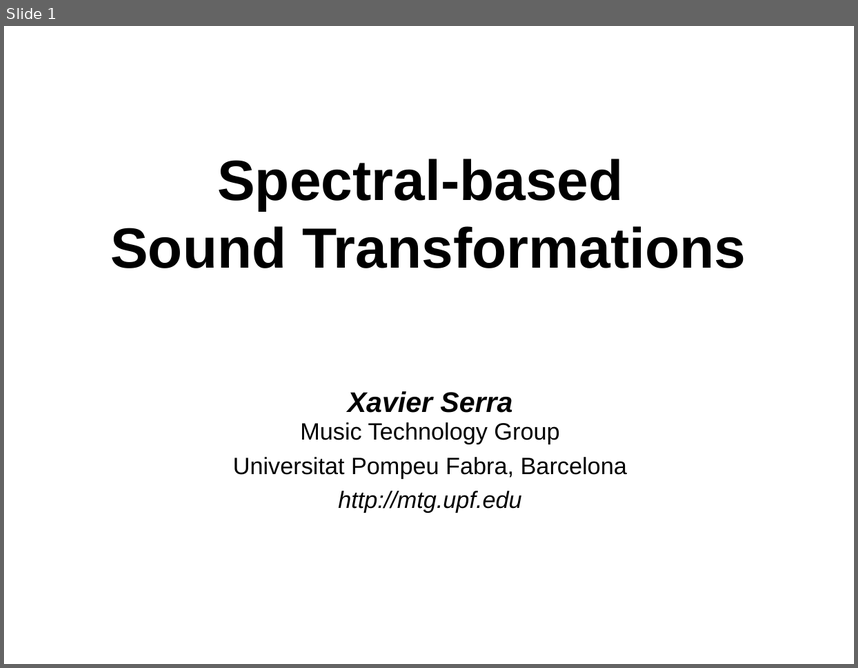
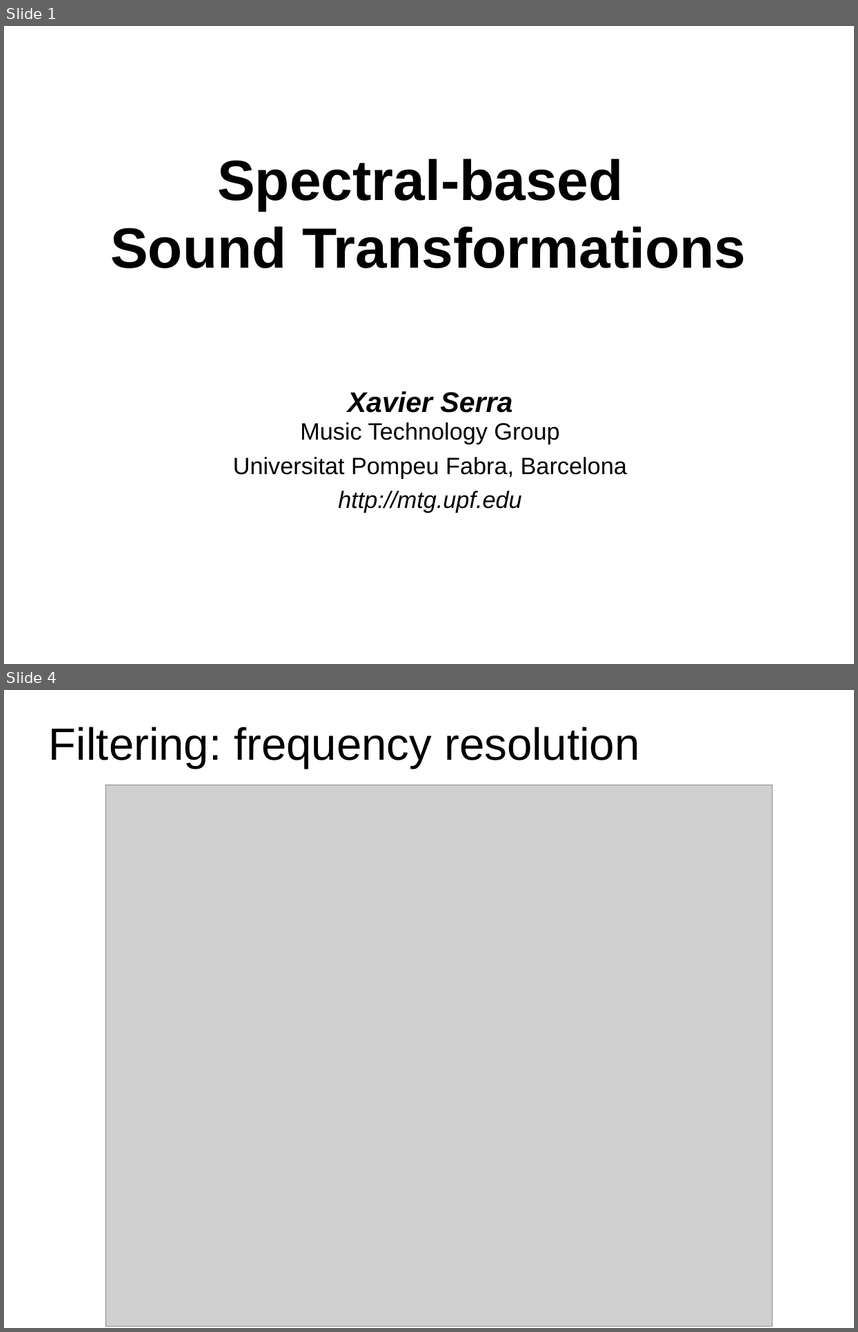
Before and after one commit to MTG/sms-tools, a slide deck: teaching-material/lectures/lect8-Sound-transformations/8-Sound-transformations.odp. Shown one above the other, each under a label of ours: slide 1 before the commit, slides 1 and 4 after it; the slides between them are not shown. The pictures are 858x668 and 858x1332 pixels, drawn with LibreOffice and Linux fonts; fonts in the diff are those of the drawing; grey boxes stand for pictures. Boxes give left, top, right and bottom in pixels: in the first picture for what was removed or moved away, otherwise in the second. Text is boxed around its words. In the diff, an @@ line names an element or a change of style, - is before the commit and + after.

```diff
--- a/teaching-material/lectures/lect8-Sound-transformations/8-Sound-transformations.odp
+++ b/teaching-material/lectures/lect8-Sound-transformations/8-Sound-transformations.odp
@@ slide 4 added at <box>4,690,854,1328</box>, background #FFFFFF @@
@@ title added at <box>49,727,639,768</box>, 38.2 pt, text #000000 @@
+Filtering: frequency resolution
@@ picture added at <box>106,785,773,1326</box> @@
```
Also in this commit, not shown: 5 slides changed, 2 other slides added, 1 slide removed, 7 other files.
